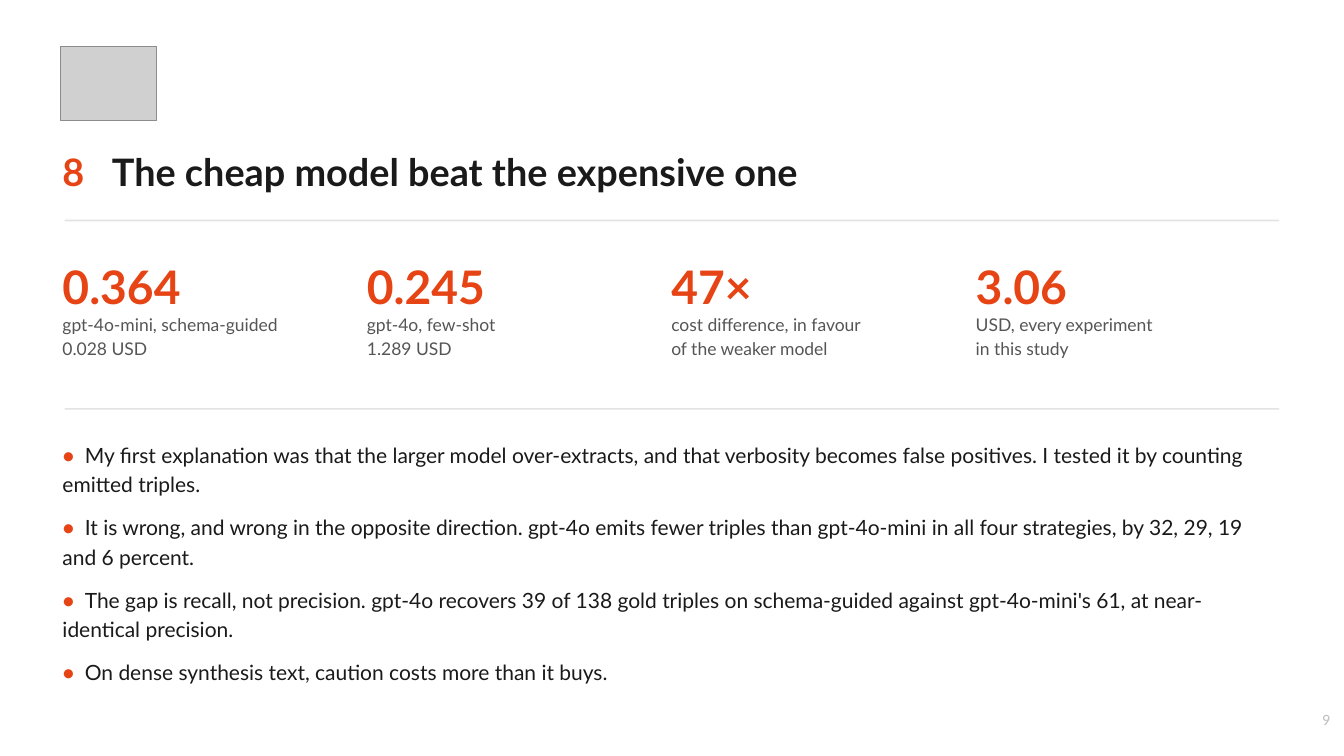
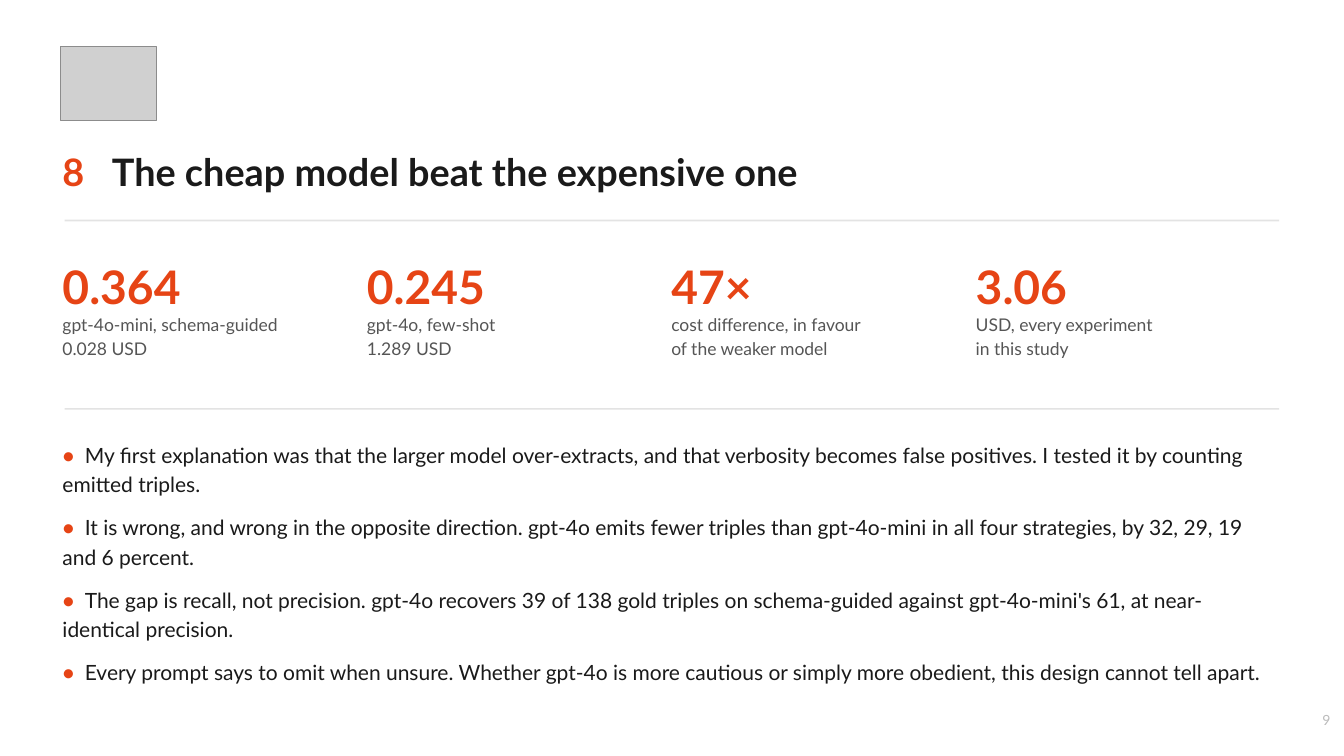
Before and after one commit to vivekdhakasd12/mof-synthesis-knowledge-graph, a slide deck: slide 9 of presentation/Case_Study_2_Final_Presentation.pptx. Drawn at 1344x756 pixels with LibreOffice and Linux fonts; fonts in the diff are those of the drawing; grey boxes stand for pictures. Boxes give left, top, right and bottom in pixels: in the first picture for what was removed or moved away, otherwise in the second. Text is boxed around its words. In the diff, an @@ line names an element or a change of style, - is before the commit and + after.

```diff
--- a/presentation/Case_Study_2_Final_Presentation.pptx
+++ b/presentation/Case_Study_2_Final_Presentation.pptx
@@ text at (x1=85, y1=664, x2=1260, y2=684): text changed @@
-• On dense synthesis text, caution costs more than it buys.
+• Every prompt says to omit when unsure. Whether gpt-4o is more cautious or simply more obedient, this design cannot tell apart.
```
Also in this commit, not shown: 2 other slides changed, 3 other files.
